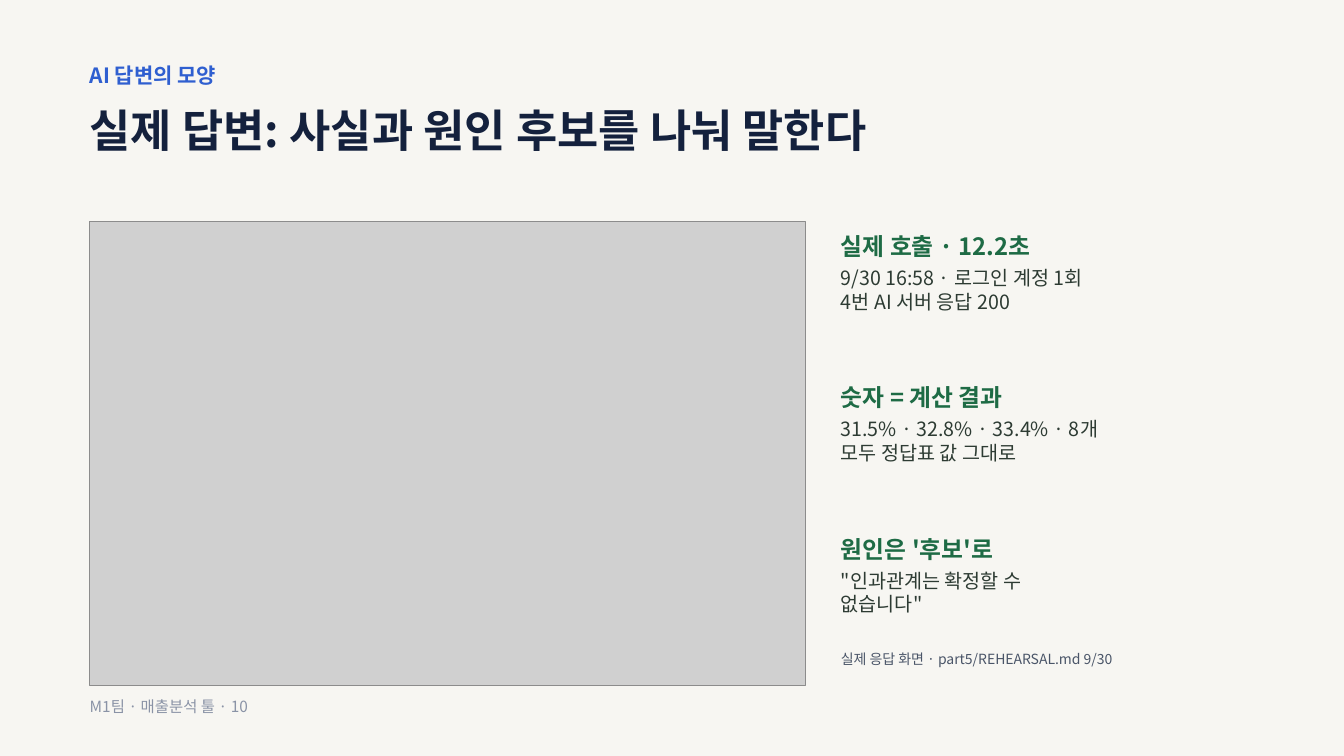
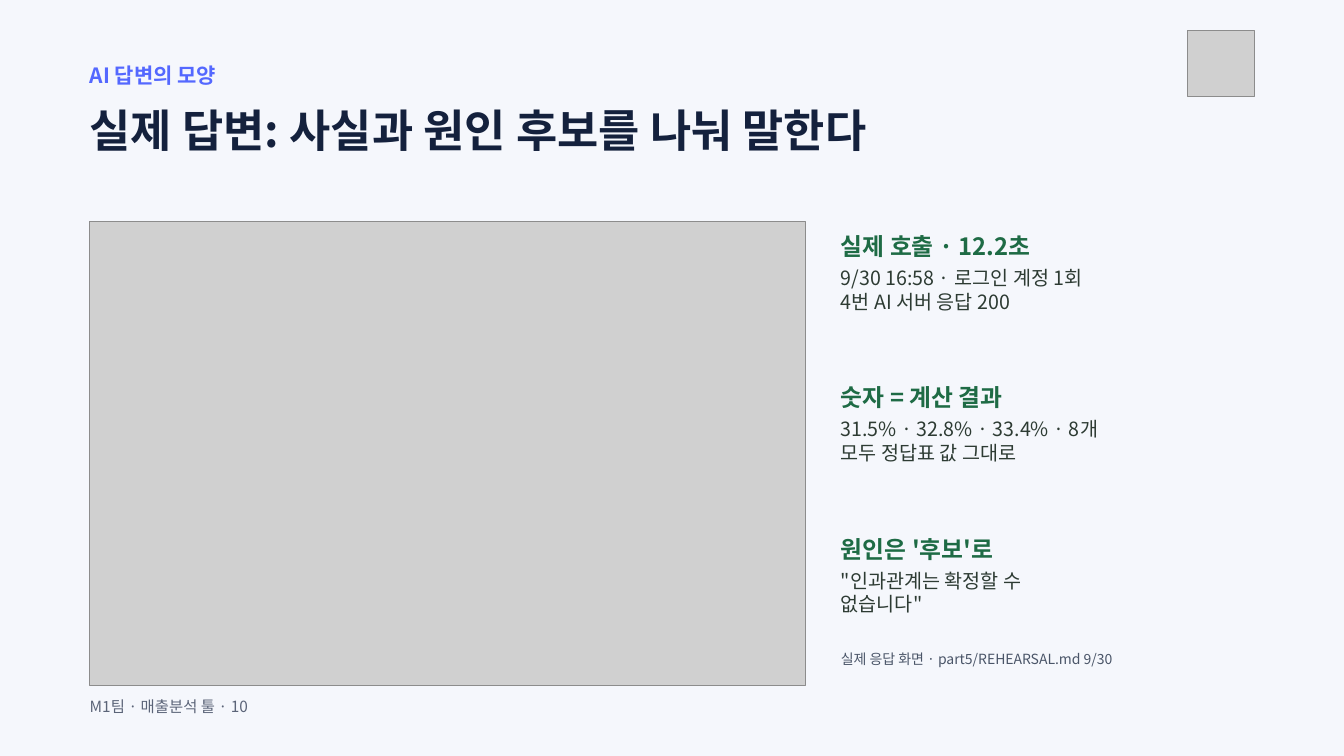
Before and after one commit to ctaleez51-art/sales-analysis, a slide deck: slide 10 of docs/presentation/M1_presentation_draft_v0.1.pptx. Drawn at 1344x756 pixels with LibreOffice and Linux fonts; fonts in the diff are those of the drawing; grey boxes stand for pictures. Boxes give left, top, right and bottom in pixels: in the first picture for what was removed or moved away, otherwise in the second. Text is boxed around its words. In the diff, an @@ line names an element or a change of style, - is before the commit and + after.

```diff
--- a/docs/presentation/M1_presentation_draft_v0.1.pptx
+++ b/docs/presentation/M1_presentation_draft_v0.1.pptx
@@ background #F7F6F2 to #F5F7FC @@
@@ picture added at bbox=[1188, 30, 1254, 97] @@
@@ text "AI 답변의 모양" at bbox=[90, 65, 217, 85]: text colour #2F5FD0 to #5468FF @@
@@ text "M1팀 · 매출분석 툴 · ..." at bbox=[90, 699, 248, 713]: text colour #8A93A6 to #5B6478 @@
```
Also in this commit, not shown: 13 other slides changed, 3 other files.
